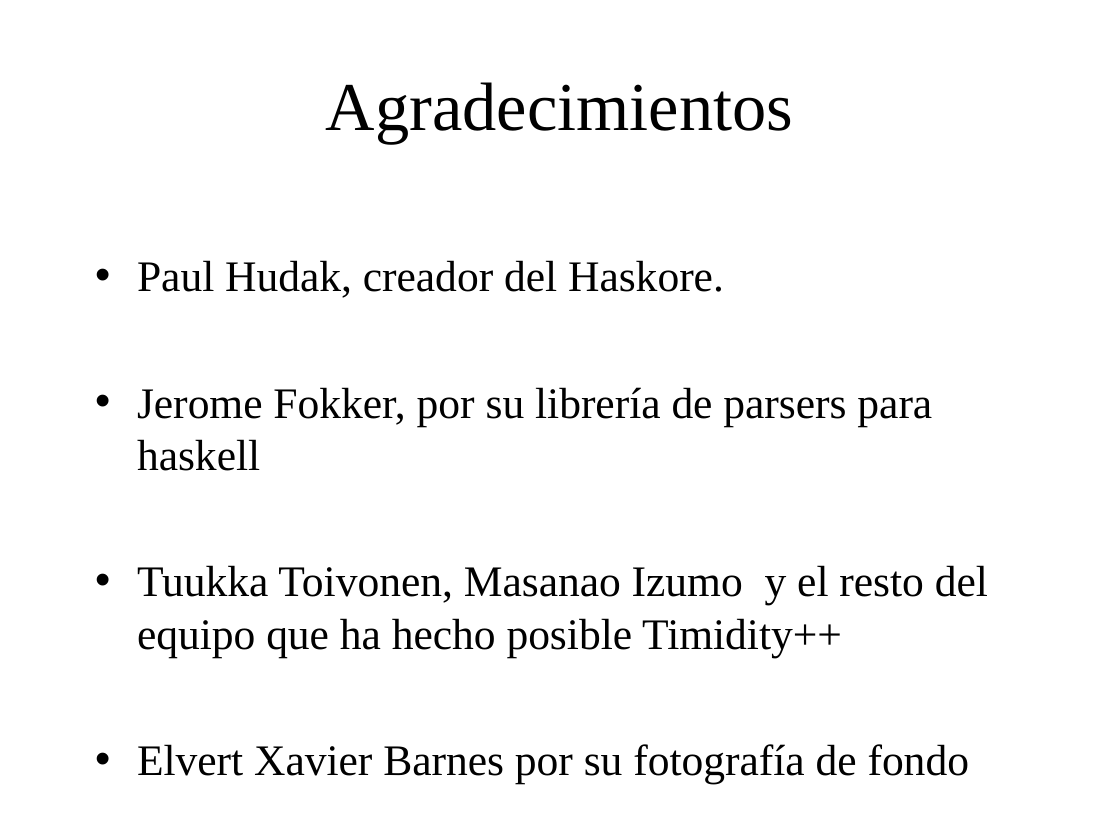
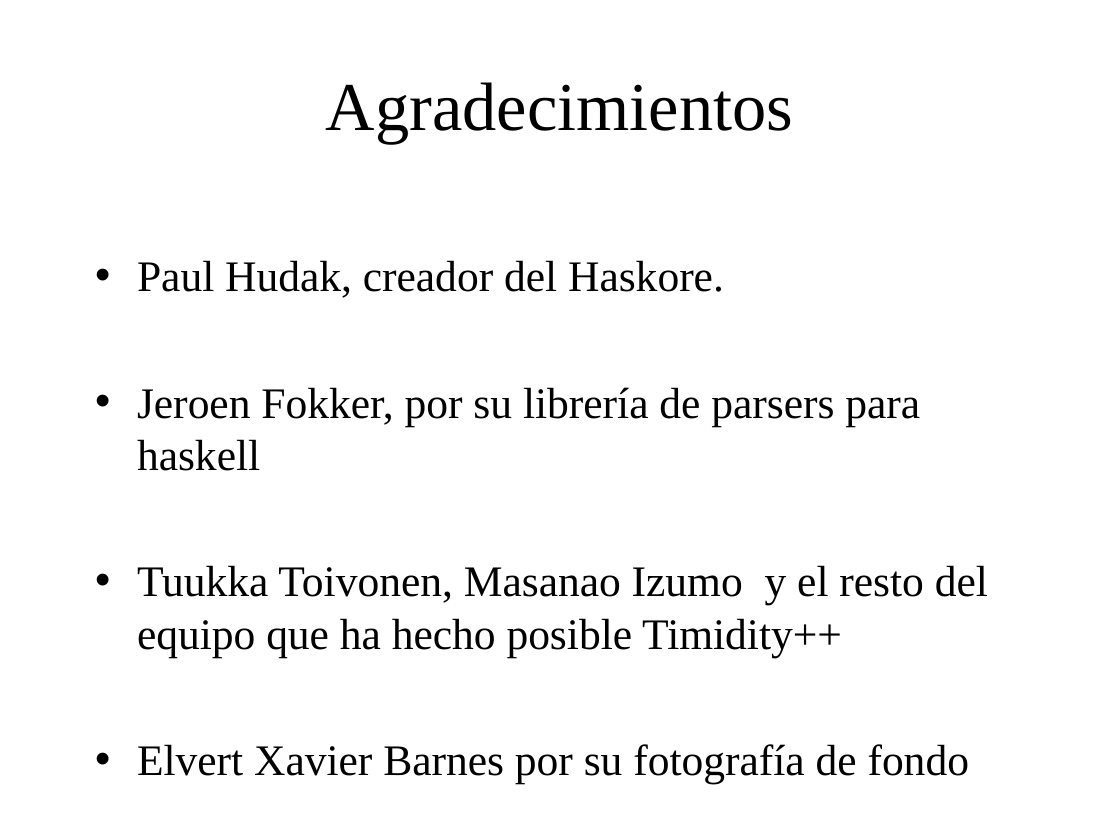
Before and after one commit to BackupTheBerlios/genaro, a slide deck: slide 28 of Documentos/MemoriaSSII/presentacion_proyecto.ppt. Drawn at 1120x840 pixels with LibreOffice and Linux fonts; fonts in the diff are those of the drawing; background and template pictures are left out. Boxes give left, top, right and bottom in pixels: in the first picture for what was removed or moved away, otherwise in the second. Text is boxed around its words. In the diff, an @@ line names an element or a change of style, - is before the commit and + after.

```diff
--- a/Documentos/MemoriaSSII/presentacion_proyecto.ppt
+++ b/Documentos/MemoriaSSII/presentacion_proyecto.ppt
@@ text at (137,387,920,471): text changed @@
-• Jerome Fokker, por su librería de parsers para haskell
+• Jeroen Fokker, por su librería de parsers para haskell
```
Also in this commit, not shown: 1 other file.
